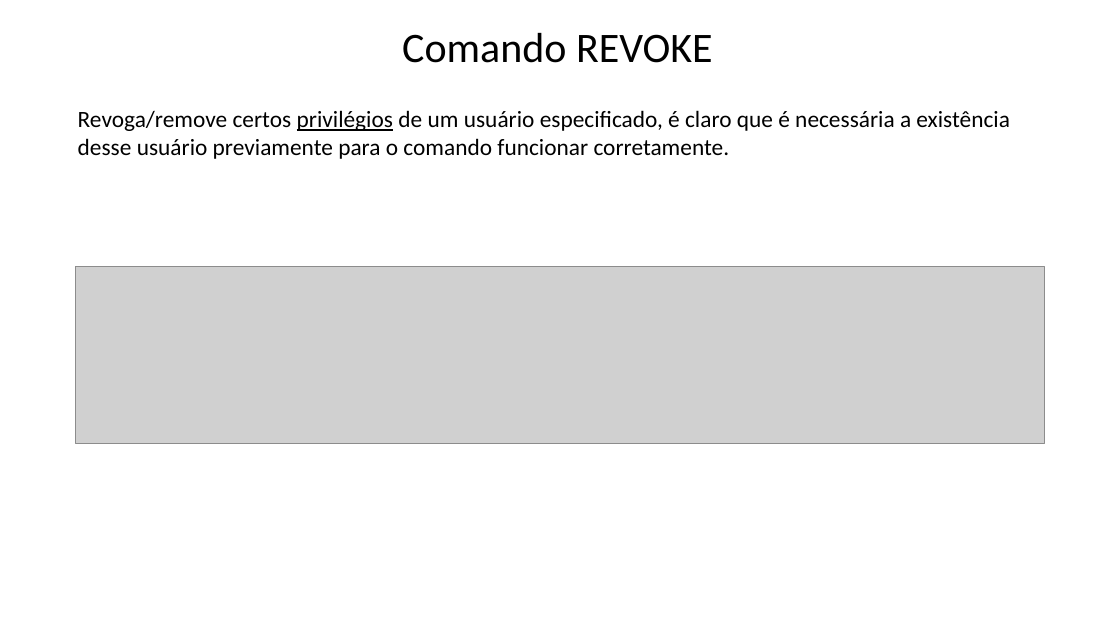
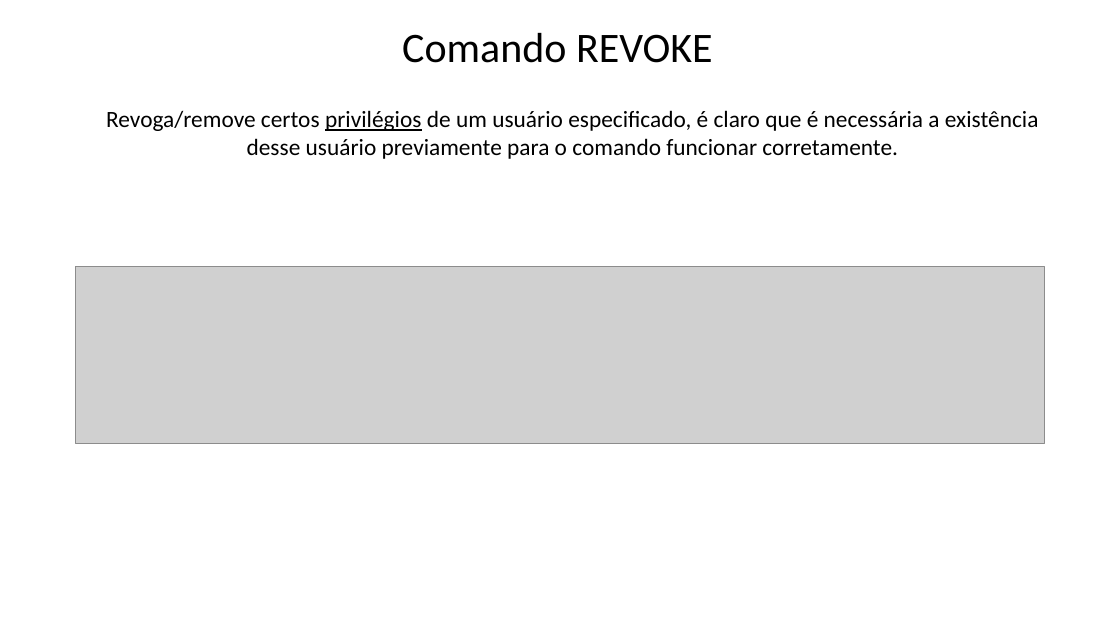
Before and after one commit to Felipe-Tagawa/C07-Monitoria, a slide deck: slide 6 of Aula 6/ComandosDCL.pptx. Drawn at 1120x630 pixels with LibreOffice and Linux fonts; fonts in the diff are those of the drawing; grey boxes stand for pictures; background and template pictures are left out. Boxes give left, top, right and bottom in pixels: in the first picture for what was removed or moved away, otherwise in the second. Text is boxed around its words. In the diff, an @@ line names an element or a change of style, - is before the commit and + after.

```diff
--- a/Aula 6/ComandosDCL.pptx
+++ b/Aula 6/ComandosDCL.pptx
@@ text "Revoga/remove certos privilégios de um ..." at <box>106,110,1039,159</box>: alignment left to centre @@
```
Also in this commit, not shown: 2 other slides changed, 1 other file.
